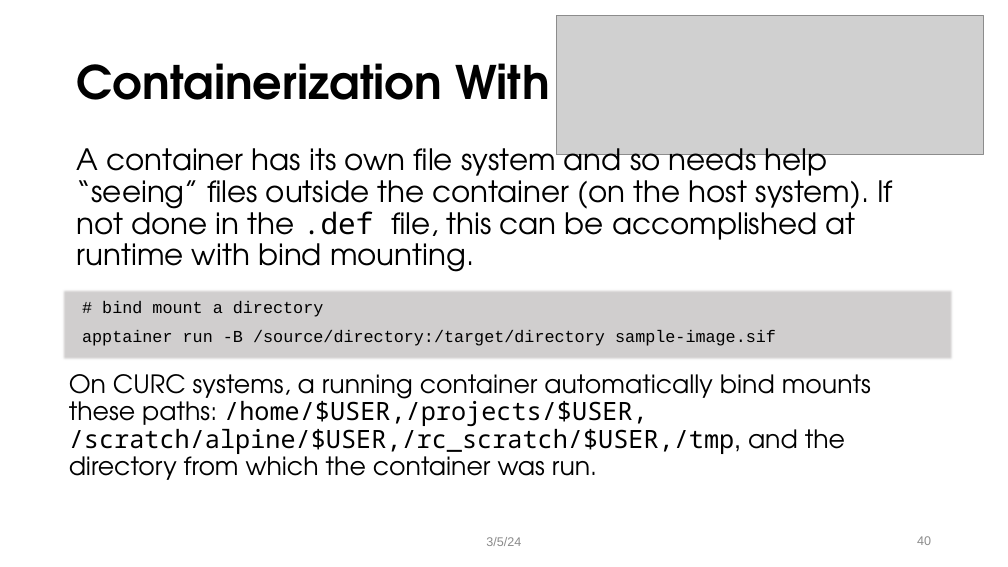
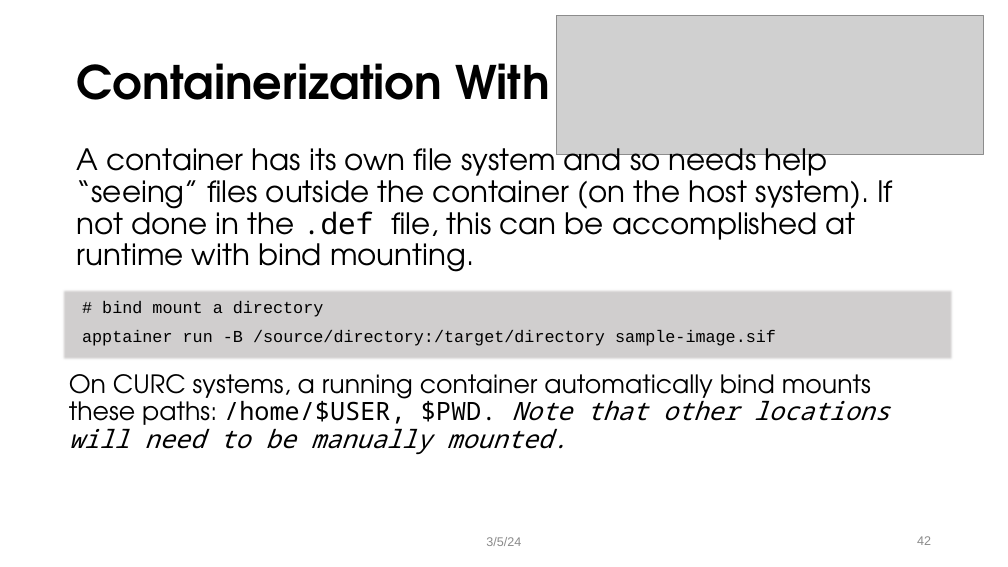
Before and after one commit to ResearchComputing/alpine_software_techlab, a slide deck: slide 42 of alpine_software_techlab.pptx (slide 40 before the commit). Drawn at 1008x567 pixels with LibreOffice and Linux fonts; fonts in the diff are those of the drawing; grey boxes stand for pictures; background and template pictures are left out. Boxes give left, top, right and bottom in pixels: in the first picture for what was removed or moved away, otherwise in the second. Text is boxed around its words. In the diff, an @@ line names an element or a change of style, - is before the commit and + after.

```diff
--- a/alpine_software_techlab.pptx
+++ b/alpine_software_techlab.pptx
@@ text at [69, 374, 890, 454]: text changed; font TeX Gyre Adventor to Noto Sans Mono @@
-On CURC systems, a running container automatically bind mounts these paths: /home/$USER,/projects/$USER, /scratch/alpine/$USER,/rc_scratch/$USER,/tmp, and the directory from which the container was run.
+On CURC systems, a running container automatically bind mounts these paths: /home/$USER, $PWD. Note that other locations will need to be manually mounted.
@@ page number at [917, 536, 931, 545]: text changed @@
-40
+42
```
Also in this commit, not shown: 6 other slides changed, 2 slides added, 3 other files.
